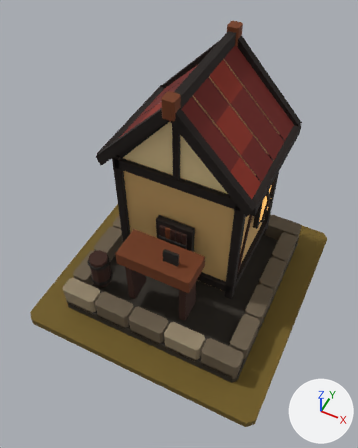
An edit to the glTF model art/butchery_t2/butchery_t2.glb, drawn before and after from the same camera.
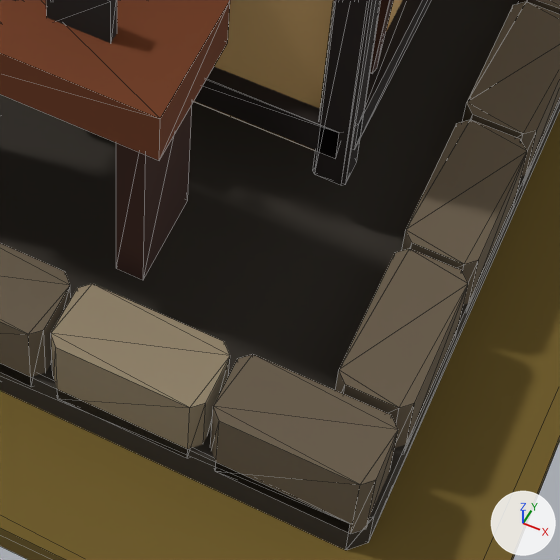
Old and new are each drawn whole from a 50 mm camera at (0.715, -1.545, 2.376) aimed at (-0.002, -0.111, 0.584) and again close up on the part from 43% to 78% of the width and 57% to 86% of the height. The lights are fixed; the arrows at lower right show +X, +Y and +Z. The last two pictures show the newer version. The close-ups show mesh edges as thin lines.

The first close-up shows 'MMR | butchery | T02 Architecture.001', 'MMR | butchery | Tier 02 Ground.001'.
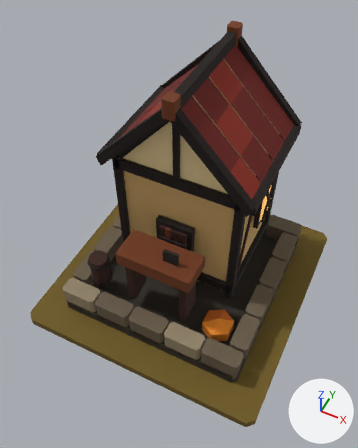
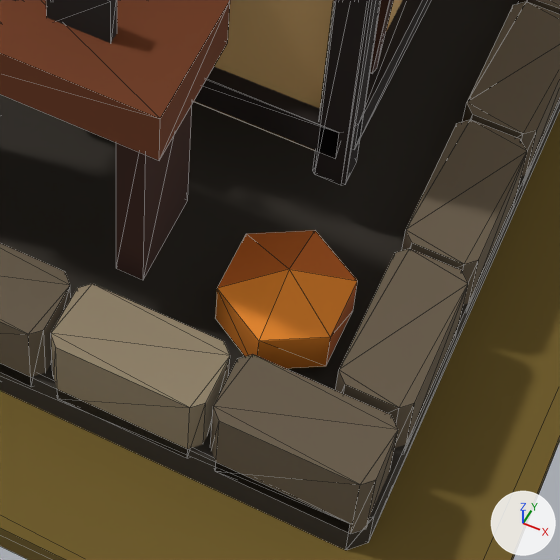
The edits, one by one:
Mesh me_mmr___butchery___t02_autumn_dressing_001 is new.
It has 13 vertices, 18 faces and spans x 0.246..0.385, y -0.391..-0.23, z 0.096..0.196.
It uses material mat_mmr___shared_palette_atlas (picture img_mmr_shared_color_palette_64).
Object 'MMR | butchery | T02 Autumn Dressing.001' (ob_mmr___butchery___t02_autumn_dressing_001) is new; it shows me_mmr___butchery___t02_autumn_dressing_001.
Its location is (0.0, 0.0, 0.05).

Pixel boxes [x1, y1, x2, y2] of what changed, in the close-ups (560 x 560 px):
'MMR | butchery | T02 Autumn Dressing.001', added (brown): after [215, 230, 357, 369]
